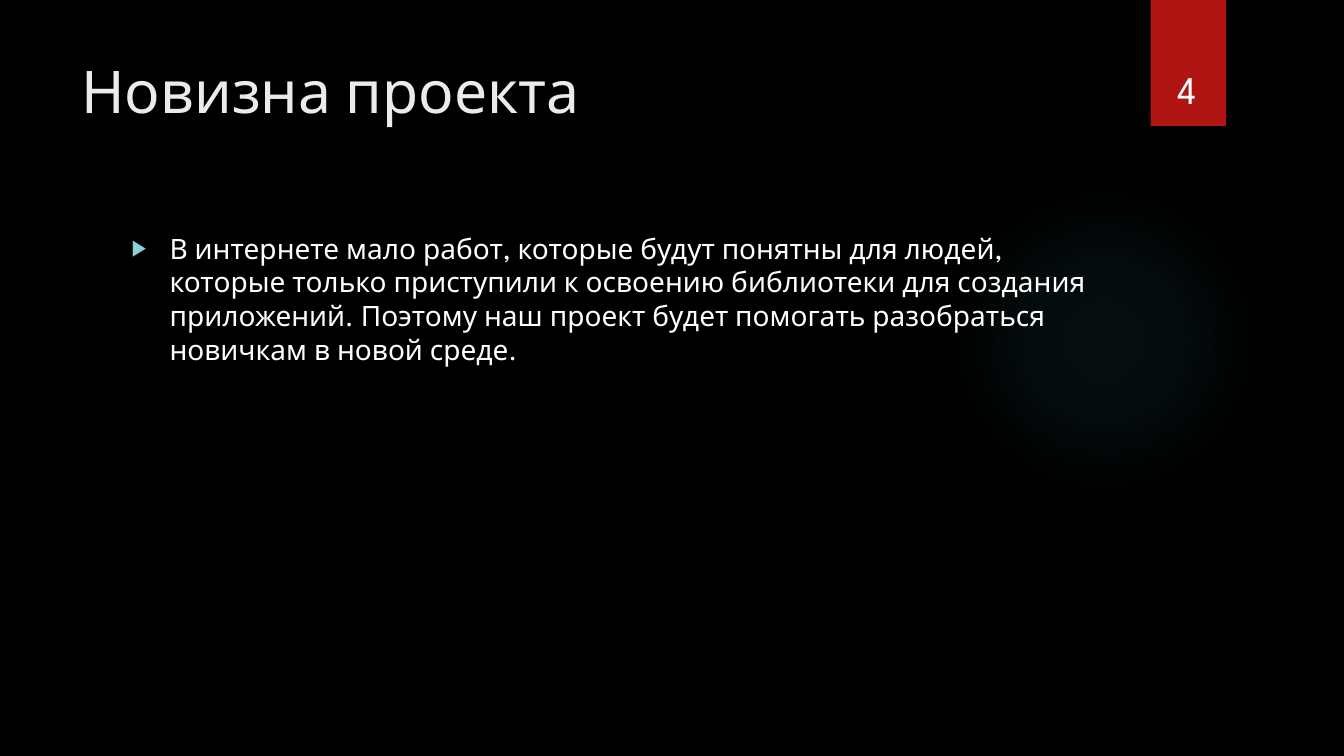
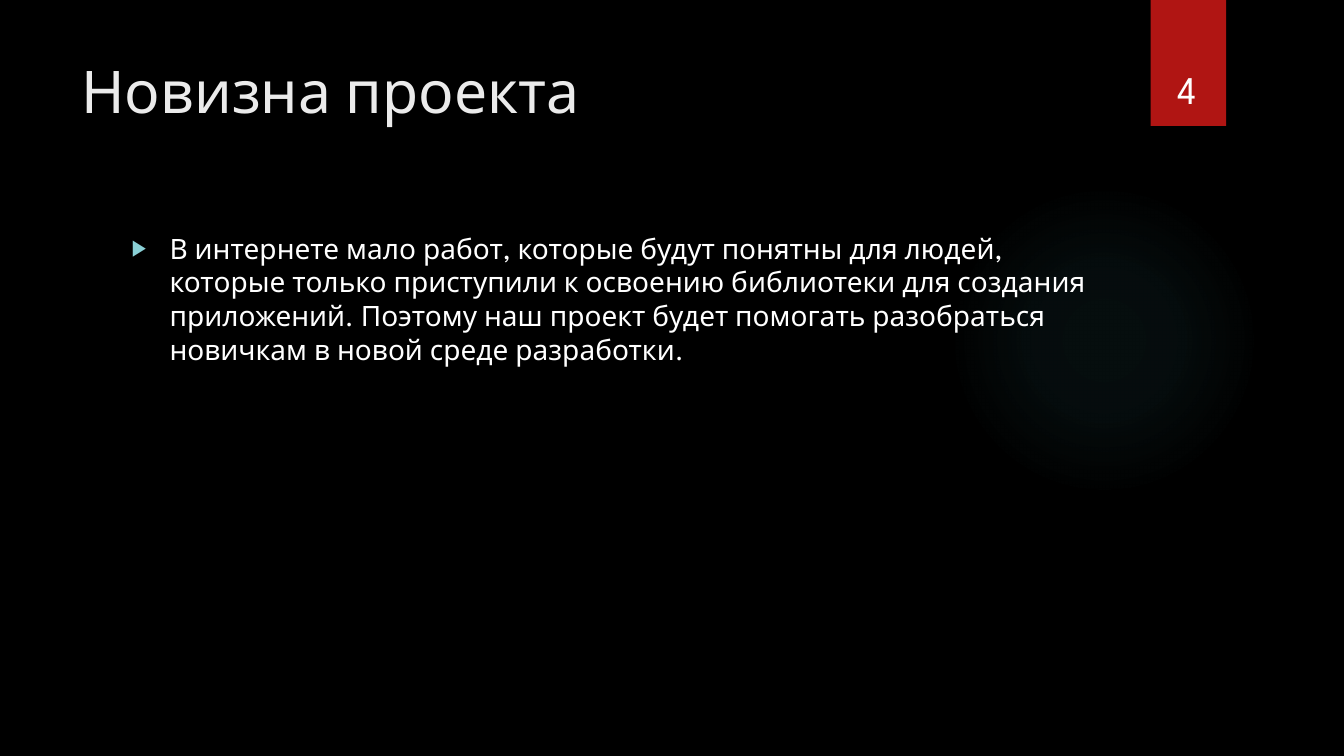
Before and after one commit to ArtemHollow/JustAnotherSchoolProject, a slide deck: slide 4 of Презентация 8.pptx. Drawn at 1344x756 pixels with LibreOffice and Linux fonts; fonts in the diff are those of the drawing; background and template pictures are left out. Boxes give left, top, right and bottom in pixels: in the first picture for what was removed or moved away, otherwise in the second. Text is boxed around its words. In the diff, an @@ line names an element or a change of style, - is before the commit and + after.

```diff
--- a/Презентация 8.pptx
+++ b/Презентация 8.pptx
@@ text at bbox=[170, 237, 1085, 367]: text changed @@
-▶ В интернете мало работ, которые будут понятны для людей, которые только приступили к освоению библиотеки для создания приложений. Поэтому наш проект будет помогать разобраться новичкам в новой среде.
+▶ В интернете мало работ, которые будут понятны для людей, которые только приступили к освоению библиотеки для создания приложений. Поэтому наш проект будет помогать разобраться новичкам в новой среде разработки.
```
Also in this commit, not shown: 3 other slides changed, 2 slides added, 1 slide removed.
